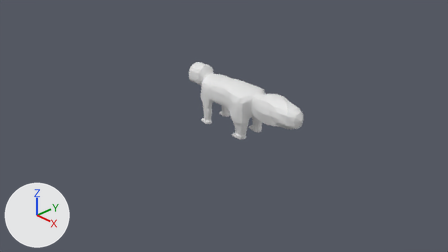
The Blender file BlenderModels/Pokemons/EveEvolutions/eevee.blend as it was, and as the next commit left it.
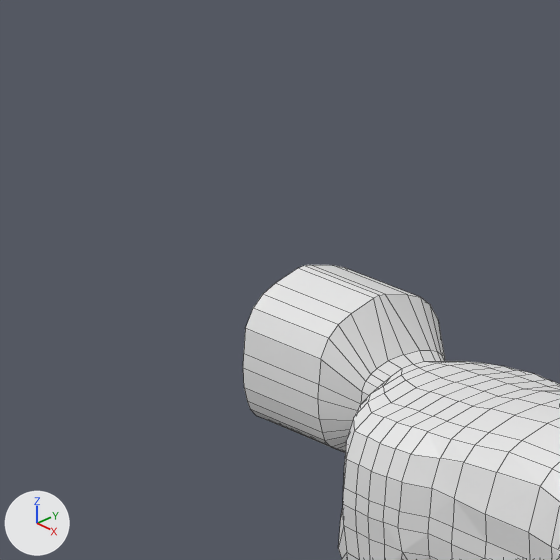
Old and new are each drawn from the file's camera 'Camera' and again close up on the part from 35% to 51% of the width and 12% to 39% of the height. The axes (+X, +Y, +Z) are drawn at lower left. The lights are the same throughout. The close-ups show mesh edges as thin lines.
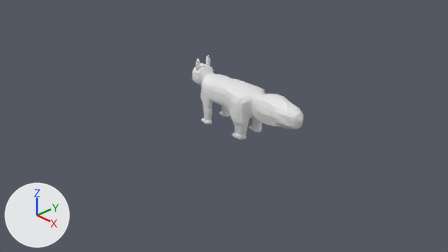
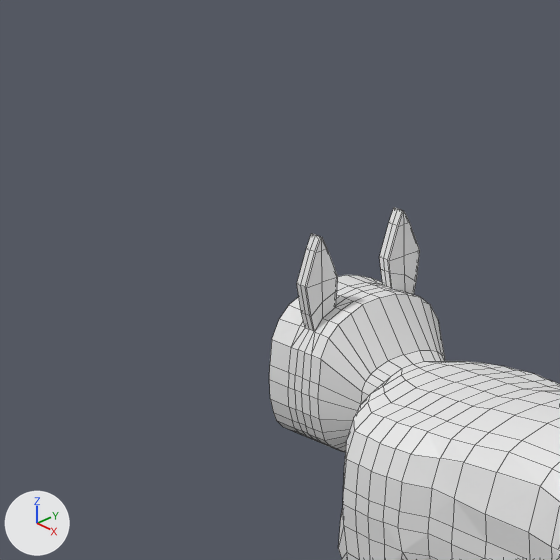
What changed in the scene script:
```text
Change me_cube_001:
    used by ob_cube_001; location = (0.0, 0.0, 0.5); scale = (0.503, 0.167, 0.513)
    remove me_cube_001.from_pydata(...)  # 817 vertices, 775 faces, 1 loose edge; spans x -1.43..3.58, y -2.09..0.0, z -0.94..0.91
    add me_cube_001.from_pydata(...)  # 968 vertices, 924 faces, 1 loose edge; spans x -1.25..3.58, y -2.09..0.0, z -0.94..1.2
    me_cube_001 part 1
    2 vertices are removed from x -1.43, y 0.0, z 0.14..0.91
    18 faces are deleted
    13 vertices in x -1.43, y -1.1..-0.5, z 0.22..0.87 move by (0.18, 0.0, 0.0)
    10 vertices move from x -1.43..-0.93, y -0.38..0.0, z 0.14..0.91 to x -1.25..-0.93, y -0.38..0.0, z 0.19..0.9
    87 vertices are added at x -1.25..-0.99, y -1.04..0.0, z 0.19..1.2
    18 new vertices lie (-0.06, 0.0, 0.0) away from vertices in x -0.93, y -1.1..0.0, z 0.14..0.91
    16 new vertices lie (-0.05, 0.0, 0.0) away from vertices in x -0.99, y -1.1..0.0, z 0.19..0.9
    18 new vertices lie (-0.04, 0.0, 0.0) away from vertices in x -1.04..-0.99, y -1.1..0.0, z 0.19..0.9
    14 new vertices lie (-0.05, 0.0, 0.0) away from vertices in x -1.08, y -1.1..0.0, z 0.19..0.9
    167 new faces join them
```

Changed parts and their boxes (x1, y1, x2, y2) in the close-ups (560 x 560 px):
'Cube.001', reshaped
    before: (243, 265, 560, 560)
    after: (269, 208, 560, 560)
part 1 of me_cube_001, built on
    before: (243, 265, 430, 453)
    after: (269, 208, 430, 447)
